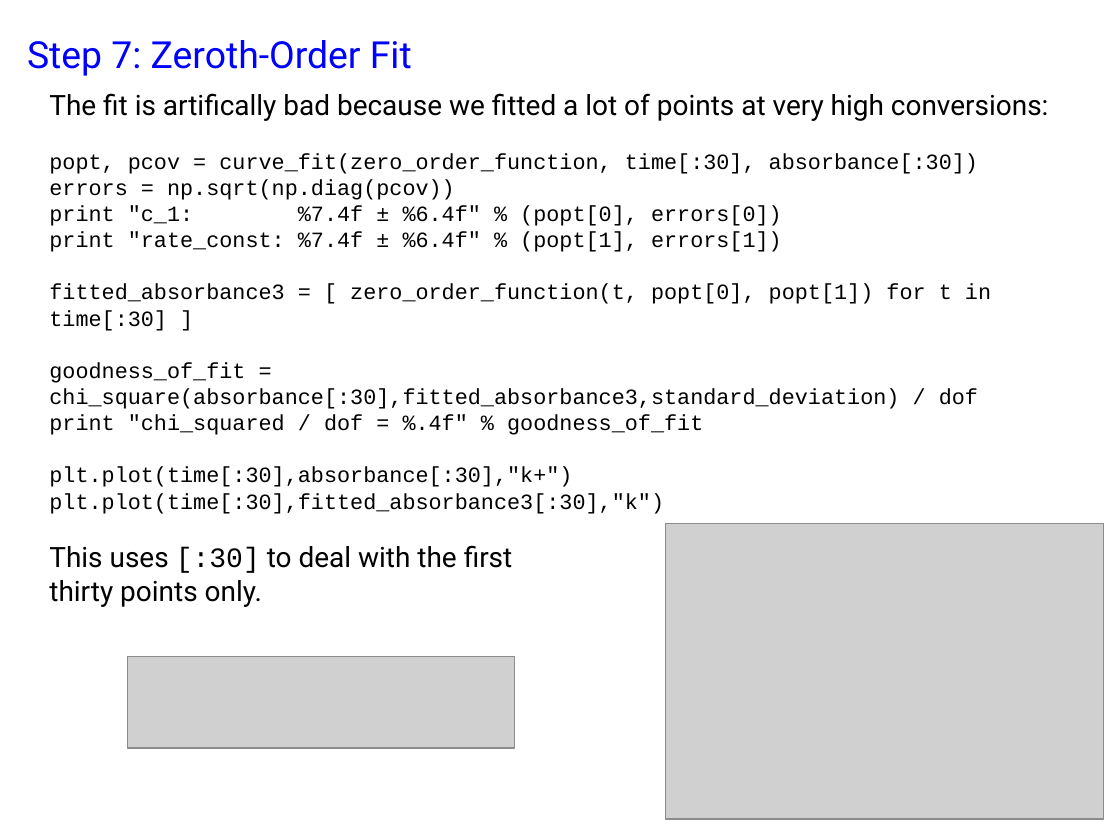
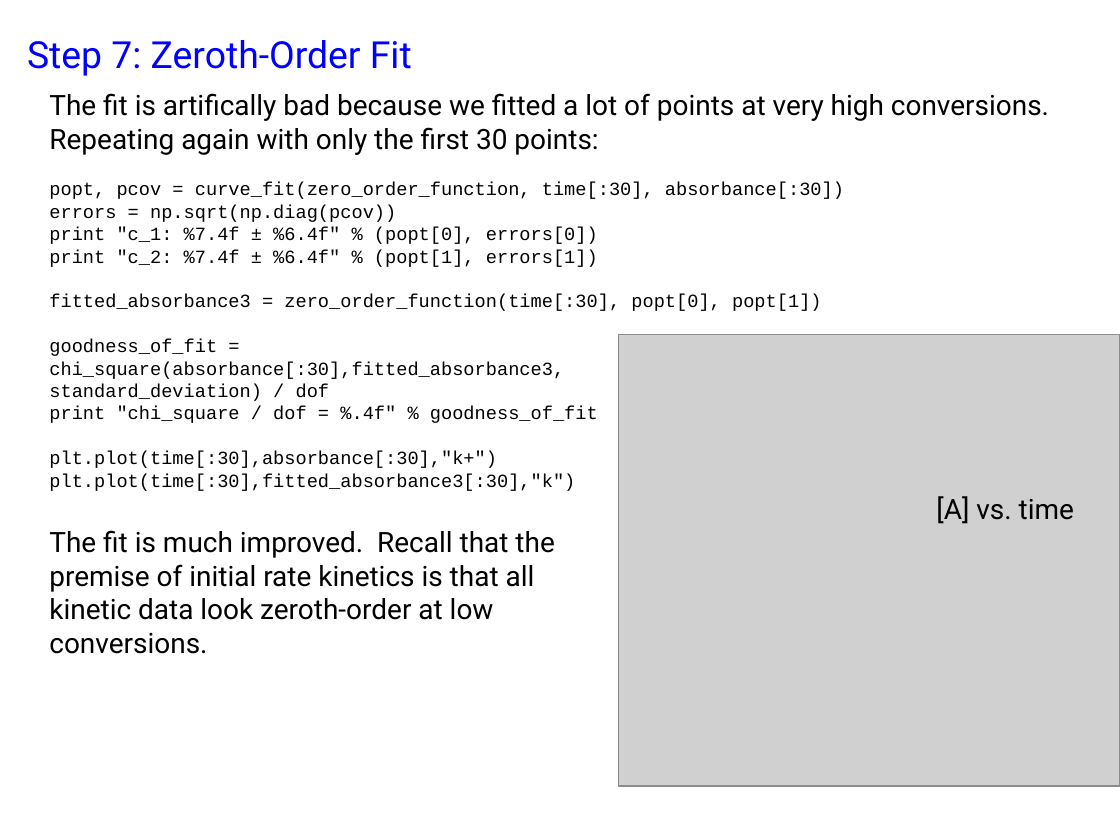
Before and after one commit to Lyle-zhang/practical_kinetics, a slide deck: slide 25 of exercise 2/exercise 2.pptx. Drawn at 1120x840 pixels with LibreOffice and Linux fonts; fonts in the diff are those of the drawing; grey boxes stand for pictures. Boxes give left, top, right and bottom in pixels: in the first picture for what was removed or moved away, otherwise in the second. Text is boxed around its words. In the diff, an @@ line names an element or a change of style, - is before the commit and + after.

```diff
--- a/exercise 2/exercise 2.pptx
+++ b/exercise 2/exercise 2.pptx
@@ text at bbox=[49, 93, 1049, 155]: text changed @@
-The fit is artifically bad because we fitted a lot of points at very high conversions:
+The fit is artifically bad because we fitted a lot of points at very high conversions. Repeating again with only the first 30 points:
@@ text at bbox=[49, 182, 844, 491]: size 14 to 12 pt in "popt, pcov = curve_fit(zero_order_function, time[:30], absor ...", "errors = np.sqrt(np.diag(pcov))", "print "c_1: %7.4f ± %6.4f" % (popt[0], ...", "plt.plot(time[:30],absorbance[:30],"k+")" and 1 more places @@
@@ text at bbox=[49, 250, 822, 423]: text changed; size 14 to 12 pt @@
-print "rate_const: %7.4f ± %6.4f" % (popt[1], errors[1])
-fitted_absorbance3 = [ zero_order_function(t, popt[0], popt[1]) for t in time[:30] ]
-goodness_of_fit = chi_square(absorbance[:30],fitted_absorbance3,standard_deviation) / dof
-print "chi_squared / dof = %.4f" % goodness_of_fit
+print "c_2: %7.4f ± %6.4f" % (popt[1], errors[1])
+fitted_absorbance3 = zero_order_function(time[:30], popt[0], popt[1])
+goodness_of_fit =
+chi_square(absorbance[:30],fitted_absorbance3,
+standard_deviation) / dof
+print "chi_square / dof = %.4f" % goodness_of_fit
@@ picture added at bbox=[618, 335, 1120, 786] @@
@@ text added at bbox=[936, 496, 1074, 524], 18 pt, text #000000 @@
+[A] vs. time
@@ text at bbox=[49, 530, 554, 654]: text changed @@
-This uses [:30] to deal with the first
-thirty points only.
+The fit is much improved. Recall that the
+premise of initial rate kinetics is that all
+kinetic data look zeroth-order at low
+conversions.
@@ picture removed at bbox=[665, 523, 1103, 819] @@
@@ picture removed at bbox=[128, 656, 515, 748] @@
```
Also in this commit, not shown: 25 other slides changed, 19 other files.
